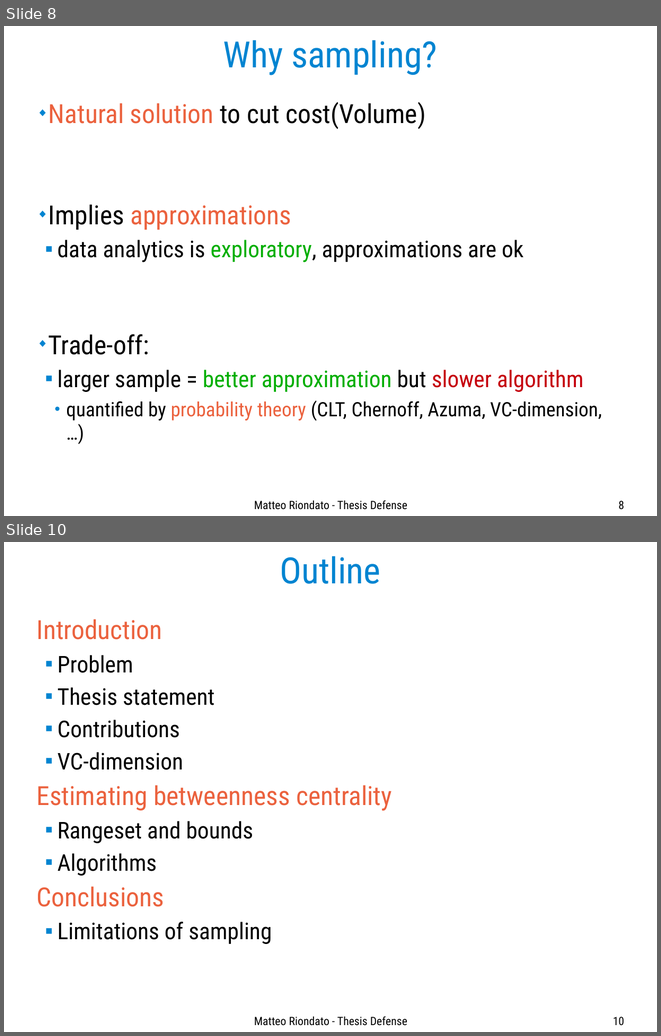
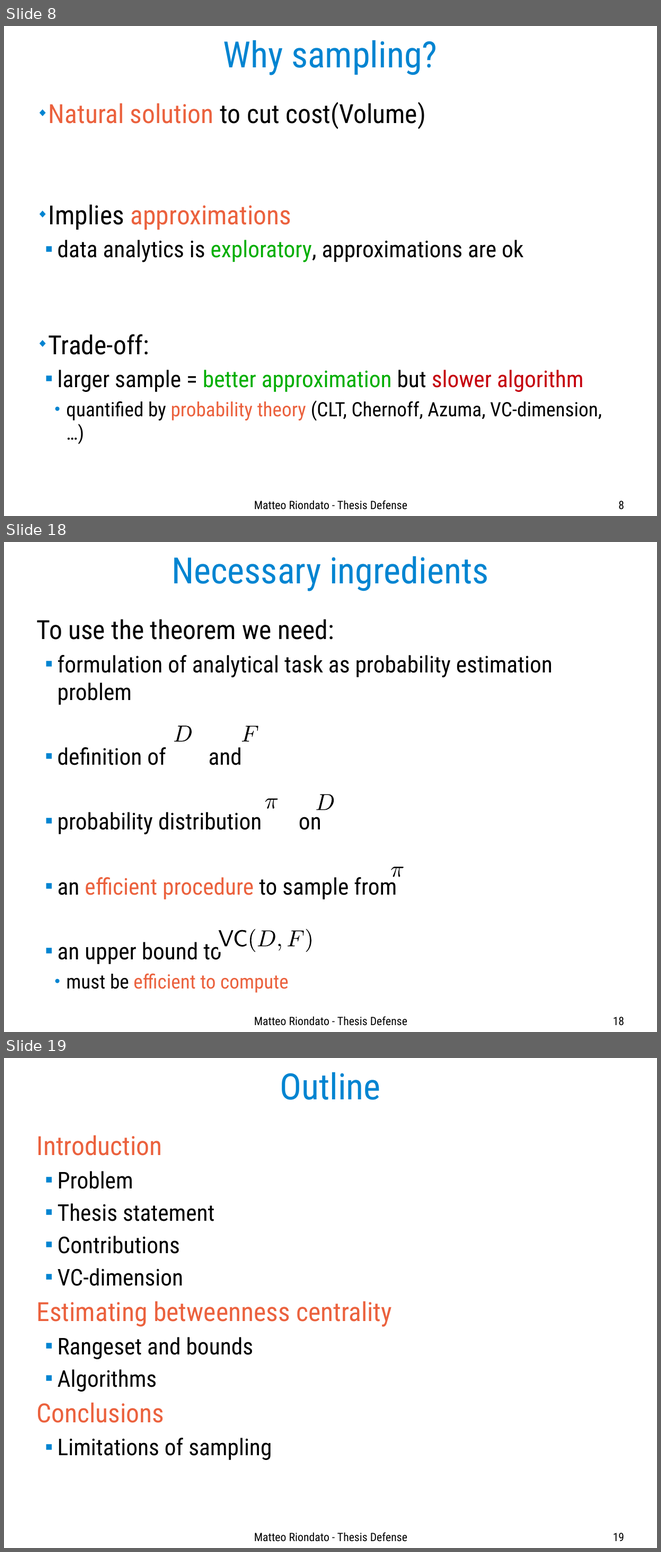
Before and after one commit to ZhizhongIsaacChen/dissertation, a slide deck: defense/Defense-talk.odp. Shown one above the other, each under a label of ours: slides 8 and 10 before the commit, slides 8, 18 and 19 after it; the slides between them are not shown. The pictures are 661x1036 and 661x1552 pixels, drawn with LibreOffice and Linux fonts; fonts in the diff are those of the drawing. Boxes give left, top, right and bottom in pixels: in the first picture for what was removed or moved away, otherwise in the second. Text is boxed around its words. In the diff, an @@ line names an element or a change of style, - is before the commit and + after.

```diff
--- a/defense/Defense-talk.odp
+++ b/defense/Defense-talk.odp
@@ slide 18 added at bbox=[4, 542, 657, 1032], background #FFFFFF @@
@@ title added at bbox=[171, 556, 488, 591], 44 pt, text #0084D1 @@
+Necessary ingredients
@@ text added at bbox=[37, 619, 553, 992], 28 pt, text #000000 @@
+To use the theorem we need:
+  ■ formulation of analytical task as probability estimation problem
+  ■ definition of and
+  ■ probability distribution on
+  ■ an efficient procedure to sample from
+  ■ an upper bound to
+    ● must be efficient to compute
@@ freeform shape added at bbox=[173, 726, 193, 742], fill #FFFFFF @@
@@ freeform shape added at bbox=[174, 726, 192, 742], fill #000000 @@
@@ freeform shape added at bbox=[241, 726, 258, 742], fill #000000 @@
@@ freeform shape added at bbox=[315, 794, 335, 810], fill #FFFFFF @@
@@ freeform shape added at bbox=[316, 794, 334, 810], fill #000000 @@
@@ freeform shape added at bbox=[265, 799, 279, 809], fill #FFFFFF @@
@@ freeform shape added at bbox=[265, 799, 278, 809], fill #000000 @@
@@ freeform shape added at bbox=[390, 867, 405, 877], fill #FFFFFF @@
@@ freeform shape added at bbox=[391, 867, 404, 877], fill #000000 @@
@@ group added at bbox=[219, 929, 314, 952]: 8 freeform shapes @@
@@ text added at bbox=[254, 1016, 407, 1025], 14 pt, text #000000 @@
+Matteo Riondato - Thesis Defense
@@ page number added at bbox=[613, 1016, 624, 1025], 14 pt, text #000000 @@
+18
@@ what was slide 10 is now slide 19 @@
@@ page number at bbox=[613, 1532, 624, 1541]: text changed @@
-10
+19
```
Also in this commit, not shown: 1 slide changed, 8 other slides added.
